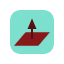
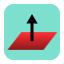
Before/after of a 64 × 64 layered artwork. What changed in the layer stack:
removed layer "Plane" over [13,18,51,47]
added layer "Plane2 copy" above "Plane2" over [7,14,57,50]
painted on "logo" over [4,4,60,60]
